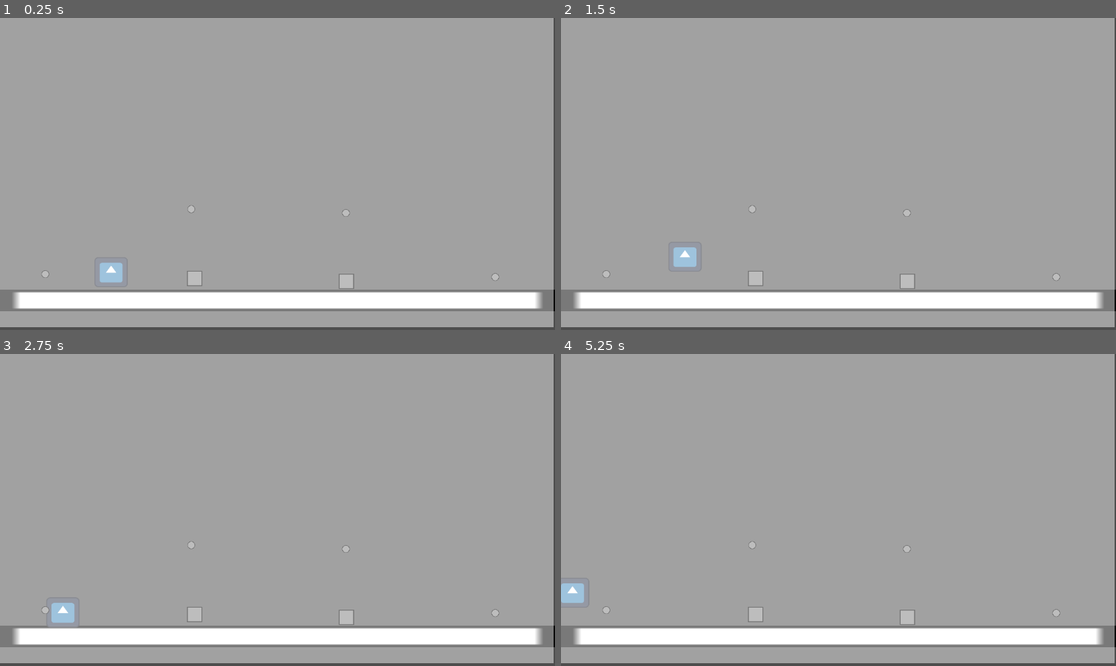
Above: before the commit, frames 1-4 (two rows, left to right).
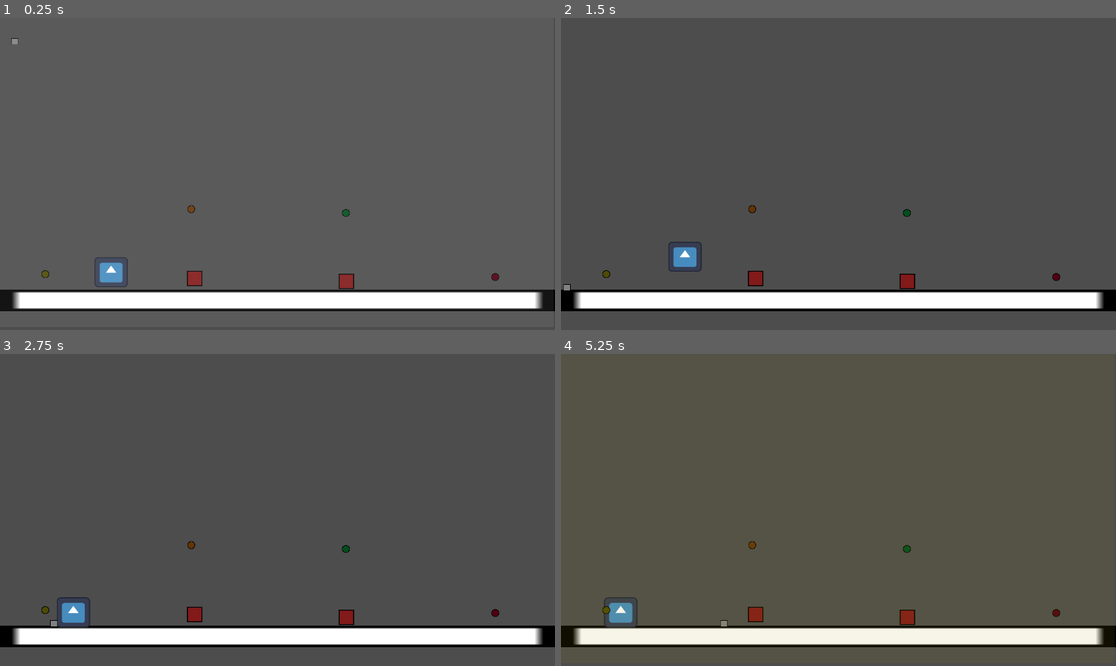
Above: after the commit, the same moments.

Repository: samuelurbinaflor/school-game-jam
Game: Godot game, scene res://scenes/testLevel.tscn
The game is run twice, just before and just after one commit, with the same random seed, the same clock (stepped at 60 frames per second) and the same inputs. The engine's default icon, where the game draws it, is replaced by a stand-in: a white triangle on a blue panel in a dark square.
Inputs:
- Up to frame 1 (0.25 s): no input
- Up to frame 2 (1.5 s): tap D (moverDere) at 0.6, 1.35 s; tap Space (salto) at 0.77 s
- Up to frame 3 (2.75 s): tap Space (salto) at 1.52 s; tap Enter at 2 s; hold A (moverIzq) from 2.03 s (still down); tap D (moverDere) at 2.1 s
- Up to frame 4 (5.25 s): release A (moverIzq) at 2.78 s; tap D (moverDere) every 0.75 s from 2.85 to 5.1 s; tap Space (salto) at 3.02, 3.77, 4.52 s; hold A (moverIzq) 4.28-5.03 s

The runs differ from the first frame. In frame 1, 94% of the frame differs, in the area x 0-100%, y 0-100%; in frame 2, 94%; in frame 3, 94%; in frame 4, 95%.
Error before the commit: Parse Error: Identifier "GameState" not declared in the current scope. (res://scripts/test_level.gd:6)

Commit message:
gameState

Diff:
--- a/project.godot
+++ b/project.godot
@@ -14,6 +14,10 @@
 run/main_scene="uid://bcgcsjd3eq21l"
 config/features=PackedStringArray("4.5", "GL Compatibility")
 config/icon="res://icon.svg"
+
+[autoload]
+
+GameState="*res://scripts/game_state.gd"
 
 [input]
 
--- a/scenes/testLevel.tscn
+++ b/scenes/testLevel.tscn
@@ -1,10 +1,11 @@
-[gd_scene load_steps=7 format=3 uid="uid://bcgcsjd3eq21l"]
+[gd_scene load_steps=8 format=3 uid="uid://bcgcsjd3eq21l"]
 
-[ext_resource type="Script" uid="uid://dswow2xdhhxwj" path="res://scripts/test_level.gd" id="1_xrmvu"]
+[ext_resource type="Script" path="res://scripts/test_level.gd" id="1_xrmvu"]
 [ext_resource type="Texture2D" uid="uid://d3ialfdypeb84" path="res://assets/objects/platform.png" id="2_rwtji"]
 [ext_resource type="PackedScene" uid="uid://b7fekfvyoi1a6" path="res://scenes/player.tscn" id="3_aqu4s"]
-[ext_resource type="PackedScene" uid="uid://dg8htv2ktep6" path="res://scenes/mushroomSwitch.tscn" id="4_hu6j5"]
-[ext_resource type="PackedScene" uid="uid://dqibeisegp8kd" path="res://scenes/enemy.tscn" id="5_qsttf"]
+[ext_resource type="PackedScene" uid="uid://dnovuc1y15248" path="res://scenes/mushroomSwitch.tscn" id="4_hu6j5"]
+[ext_resource type="PackedScene" uid="uid://bqls2872pckle" path="res://scenes/enemy.tscn" id="5_qsttf"]
+[ext_resource type="PackedScene" path="res://scenes/enemigo.tscn" id="7_hu6j5"]
 
 [sub_resource type="RectangleShape2D" id="RectangleShape2D_sir0p"]
 size = Vector2(1150, 20)
@@ -34,6 +35,8 @@
 [node name="Player" parent="." instance=ExtResource("3_aqu4s")]
 position = Vector2(229, 496)
 
+[node name="enemigo" parent="." instance=ExtResource("7_hu6j5")]
+
 [node name="MushroomSwitch" parent="." instance=ExtResource("4_hu6j5")]
 position = Vector2(1028, 538)
 
@@ -54,4 +57,3 @@
 
 [node name="Enemy2" parent="." instance=ExtResource("5_qsttf")]
 position = Vector2(404, 541)
-enemy_type = 1
Not shown: 1 places in scenes/mushroomSwitch.tscn that only renumber resources
